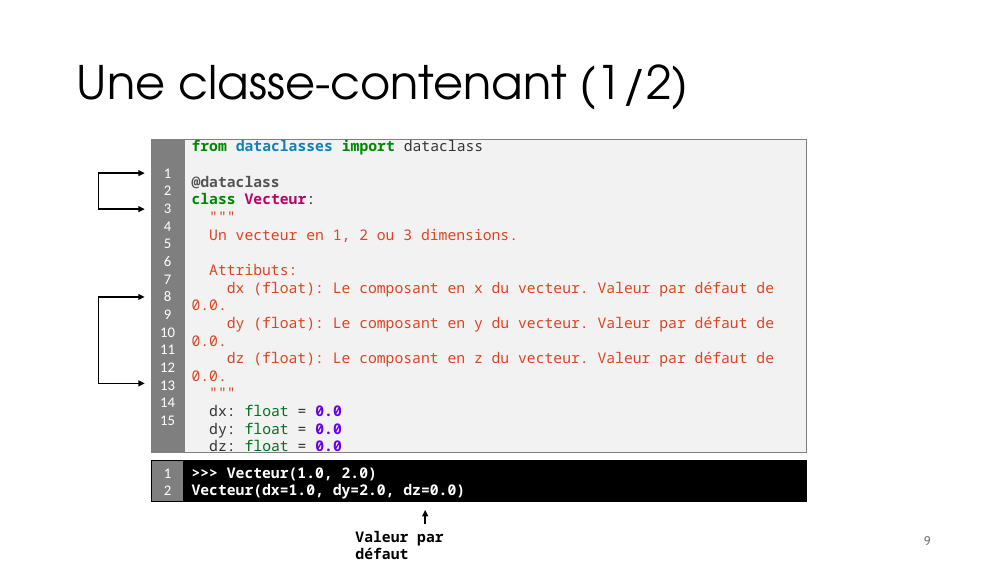
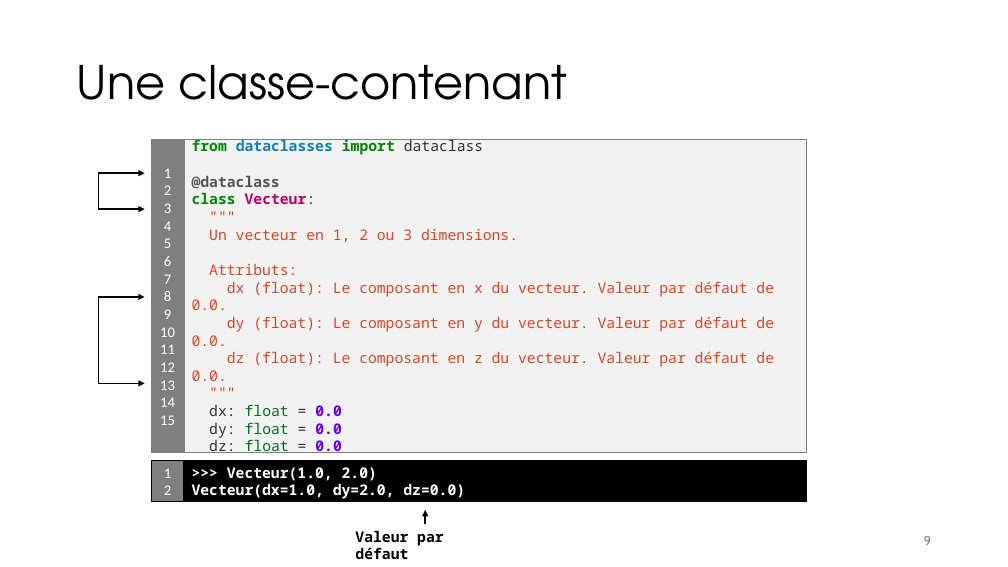
Before and after one commit to iannickgagnon/sagedays_iannick_2026, a slide deck: slide 9 of python_2/presentation_python_2.pptx. Drawn at 1008x567 pixels with LibreOffice and Linux fonts; fonts in the diff are those of the drawing. Boxes give left, top, right and bottom in pixels: in the first picture for what was removed or moved away, otherwise in the second. Text is boxed around its words. In the diff, an @@ line names an element or a change of style, - is before the commit and + after.

```diff
--- a/python_2/presentation_python_2.pptx
+++ b/python_2/presentation_python_2.pptx
@@ title at (x1=77, y1=65, x2=567, y2=100): text changed @@
-Une classe-contenant (1/2)
+Une classe-contenant
```
Also in this commit, not shown: 1 other slide changed, 1 slide added.
